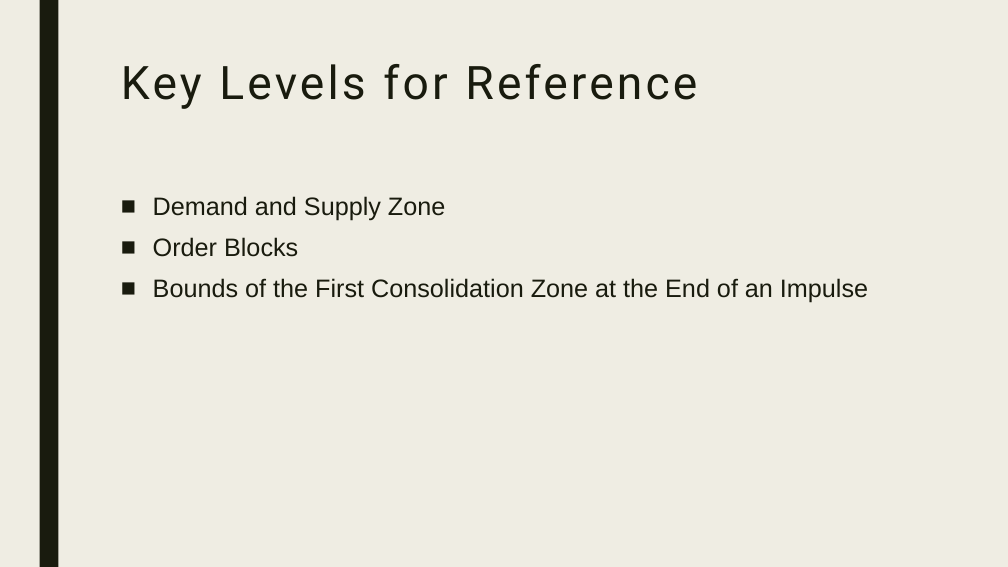
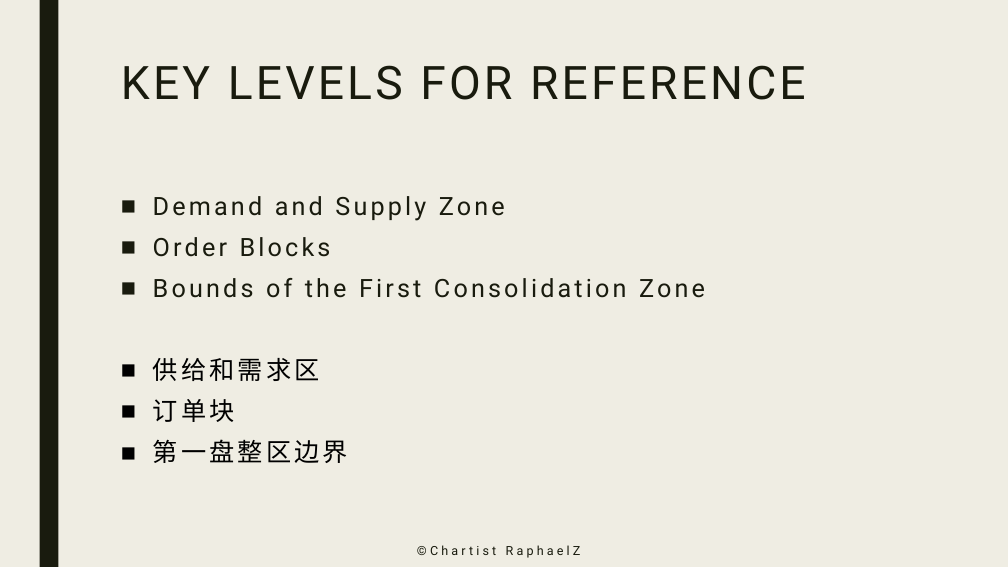
Before and after one commit to zhuzp98/ChartistRaphaelZ, a slide deck: slide 2 of Slides/Key Levels - Plan and Execution.pptx. Drawn at 1008x567 pixels with LibreOffice and Linux fonts; fonts in the diff are those of the drawing. Boxes give left, top, right and bottom in pixels: in the first picture for what was removed or moved away, otherwise in the second. Text is boxed around its words. In the diff, an @@ line names an element or a change of style, - is before the commit and + after.

```diff
--- a/Slides/Key Levels - Plan and Execution.pptx
+++ b/Slides/Key Levels - Plan and Execution.pptx
@@ title at (121,65,806,100): text changed @@
-Key Levels for Reference
+KEY LEVELS FOR REFERENCE
@@ text at (153,196,505,257): font Arial to Roboto, letter spacing 0 to 3 pt in "Demand and Supply Zone", "Order Blocks" @@
@@ text at (153,278,705,463): text changed; font Arial to Roboto @@
-■ Bounds of the First Consolidation Zone at the End of an Impulse
+■ Bounds of the First Consolidation Zone
+■ 供给和需求区
+■ 订单块
+■ 第一盘整区边界
@@ text added at (239,534,758,567), 12 pt, text #191B0E @@
+©️Chartist RaphaelZ
```
Also in this commit, not shown: 2 other slides changed, 9 slides added, 4 other files.
